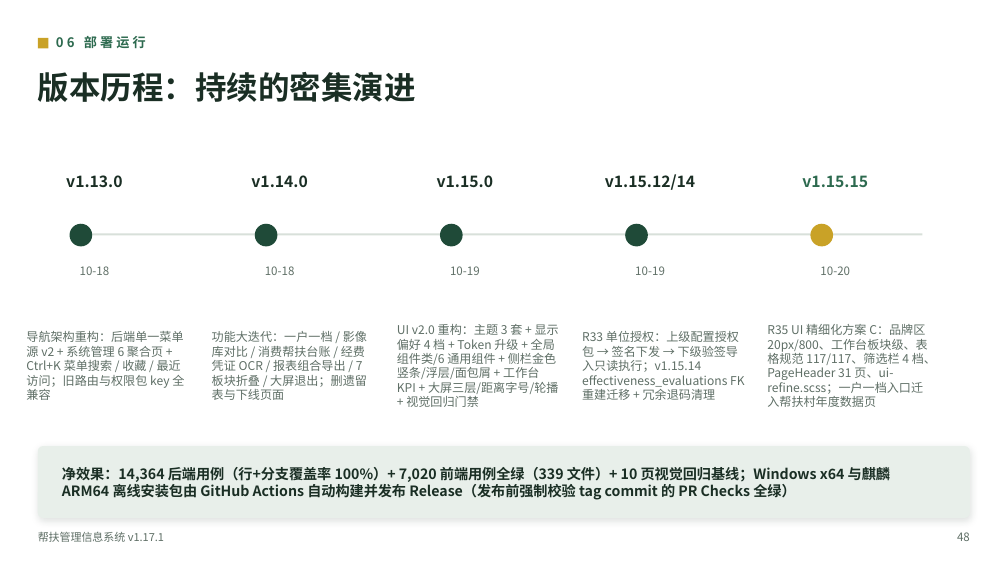
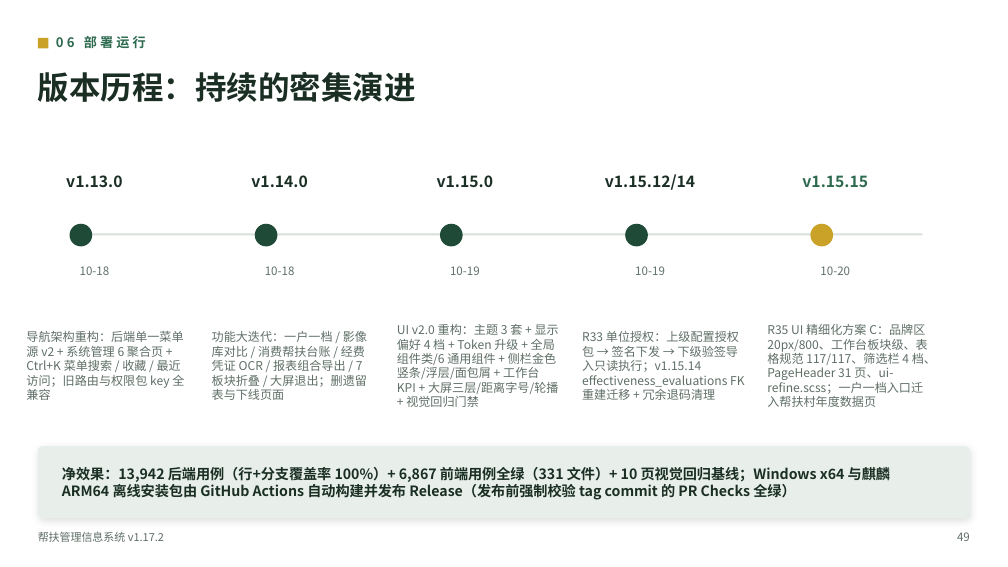
Before and after one commit to lzh745200/MRRS, a slide deck: slide 51 of docs/帮扶管理信息系统介绍.pptx (slide 50 before the commit). Drawn at 1008x567 pixels with LibreOffice and Linux fonts; fonts in the diff are those of the drawing. Boxes give left, top, right and bottom in pixels: in the first picture for what was removed or moved away, otherwise in the second. Text is boxed around its words. In the diff, an @@ line names an element or a change of style, - is before the commit and + after.

Commit message:
fix(test)+docs(release): 补齐初始化测试漏传 code + v1.17.2 文档/PPT 全量刷新
## 修复（真实缺陷）

`test_v1129_r2_system_api.py::_init_request()` 漏传 `organization_code`：
v1.16.4 起组织编码是首次初始化的强制契约（`_resolve_root_org_code` 缺 code 直接 400），
而 `6c2bc2e` 引入该契约时只更新了 `test_system_init_api.py`，本文件的构造器仍不传 code。
后果：`test_root_org_created_when_absent` 在干净库上必然 400 失败（本机 seg12 单独复跑即命中：
`1 failed, 3101 passed`）。已补 `organization_code="520000"`，该文件 47 例全绿，
seg12 全段复跑 **3102 passed**。

## 文档与 PPT

- `backend/version.json`：版本说明此前仍是 1.16.0 的内容（build=20261021 / R28 之后的旧文案），
  而 `version` 已是 1.17.2 → 运行期 `/system/version` 与更新日志会显示上一版说明。已按 1.17.2 重写。
- `CHANGELOG.md`：补 `### Removed（死代码清理）` 段 —— `6c2bc2e` 已删掉 6 个未接入组件、
  barrel、7 个测试与 3 个一次性 PPT 脚本，但变更记录里没有对应说明。
- `README.md`：验证口径校准到 v1.17.2（后端 14,404 用例 / 前端 329 文件 / 硬编码色 154 棘轮 /
  Alembic 61 版本）；新增 v1.17.2 更新记录段。
- `docs/build_ppt.js` + pptx：三处版本号与两处数据来源更新到 1.17.2，新增
  「v1.17.2：端到端排查 —— 单测绿、真机废」一页。重建后 **53 页 / 0 溢出**。
- `CLAUDE.md`：由 `check_doc_numbers.py --update --full` 自动对齐（前端 336→329 文件、
  后端 14,364→14,404 用例）。

## 本轮全仓审计结论（供后续参考）

- 后端 379 个模块 import 图可达性：**零死模块**
- 前端 326 个源文件：仅 7 个真死（已删），其余为测试/类型声明/vitest setup/门禁工具
- 一次性脚本：3 个 `update_pptx_versions_*.py` 零引用（已删）；`ci_flake_report.py` 仍被 CI 使用（保留）
- 前端 412 条 API 路径 vs 后端 720 条路由：**零错位**
- 127 份 md / 132 条相对链接：**死链 0**
- `npm audit --omit=dev`：**0 漏洞**；`vue-tsc` 0；ESLint（CI 口径）0；flake8 + bandit 0

```diff
--- a/docs/帮扶管理信息系统介绍.pptx
+++ b/docs/帮扶管理信息系统介绍.pptx
@@ text at box(62, 465, 890, 500): text changed @@
-净效果：14,364 后端用例（行+分支覆盖率 100%）+ 7,020 前端用例全绿（339 文件）+ 10 页视觉回归基线；Windows x64 与麒麟 ARM64 离线安装包由 GitHub Actions 自动构建并发布 Release（发布前强制校验 tag commit 的 PR Checks 全绿）
+净效果：13,942 后端用例（行+分支覆盖率 100%）+ 6,867 前端用例全绿（331 文件）+ 10 页视觉回归基线；Windows x64 与麒麟 ARM64 离线安装包由 GitHub Actions 自动构建并发布 Release（发布前强制校验 tag commit 的 PR Checks 全绿）
@@ text at box(38, 532, 164, 542): text changed @@
-帮扶管理信息系统 v1.17.1
+帮扶管理信息系统 v1.17.2
@@ text at box(957, 532, 970, 541): text changed @@
-48
+49
```
Also in this commit, not shown: 49 other slides changed, 1 slide added, 5 other files.
